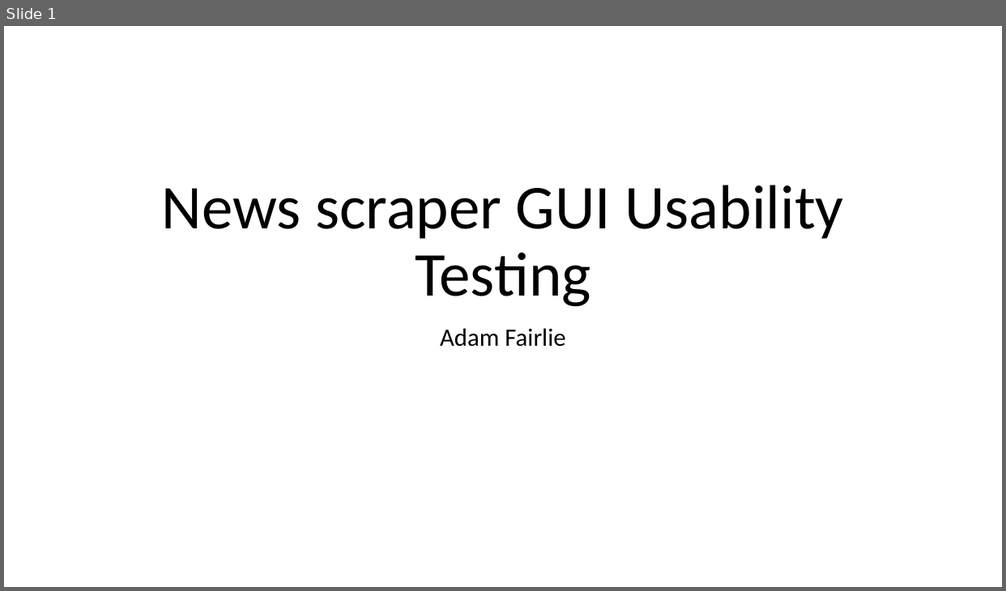
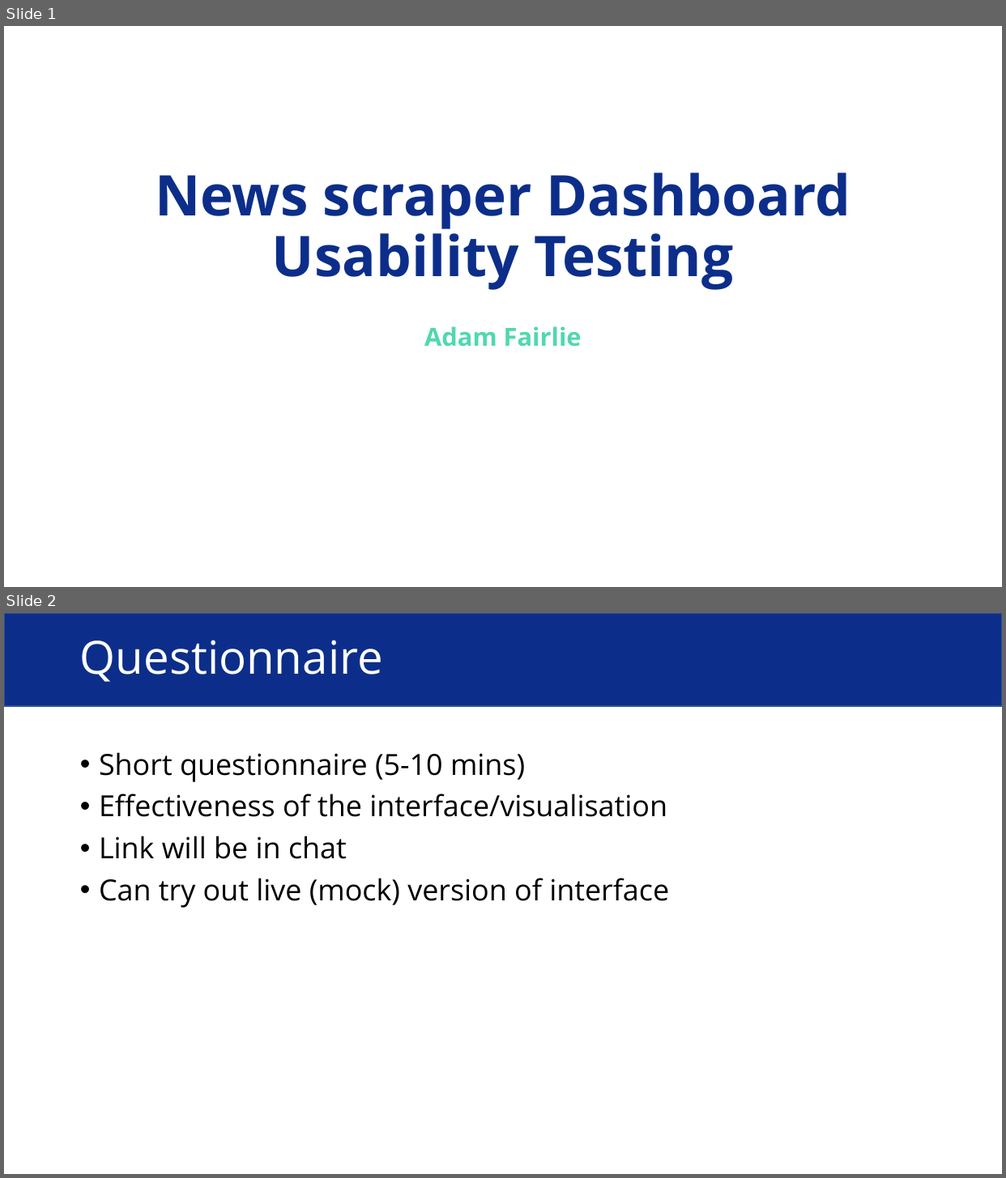
Before and after one commit to Adamanatite/nlp-global-news-monitor, a slide deck: research/Usability Testing Presentation.pptx. Shown one above the other, each under a label of ours: slide 1 before the commit, slides 1 and 2 after it. The pictures are 1006x591 and 1006x1178 pixels, drawn with LibreOffice and Linux fonts; fonts in the diff are those of the drawing. Boxes give left, top, right and bottom in pixels: in the first picture for what was removed or moved away, otherwise in the second. Text is boxed around its words. In the diff, an @@ line names an element or a change of style, - is before the commit and + after.

```diff
--- a/research/Usability Testing Presentation.pptx
+++ b/research/Usability Testing Presentation.pptx
@@ slide 2 added at [4, 613, 1002, 1174], background #FFFFFF @@
@@ rectangle added at [4, 613, 1002, 707], fill #0C2E8A, outline #325491 1 pt @@
@@ title added at [80, 640, 383, 682], 44 pt, text #FFFFFF @@
+Questionnaire
@@ text added at [99, 752, 669, 908], 28 pt, text #000000 @@
+• Short questionnaire (5-10 mins)
+• Effectiveness of the interface/visualisation
+• Link will be in chat
+• Can try out live (mock) version of interface
@@ slide 1 changed as well @@
@@ title at [155, 173, 851, 290]: text changed; size 60 to 54 pt; font Calibri to Open Sans; text colour #000000 to #0C2E8A; bold on @@
-News scraper GUI Usability Testing
+News scraper Dashboard Usability Testing
@@ subtitle "Adam Fairlie" at [424, 327, 582, 347]: font Calibri to Open Sans, text colour #000000 to #50D8AF, bold on @@
```
Also in this commit, not shown: 2 other slides changed, 1 other slide added, 2 slides removed, 3 other files.
